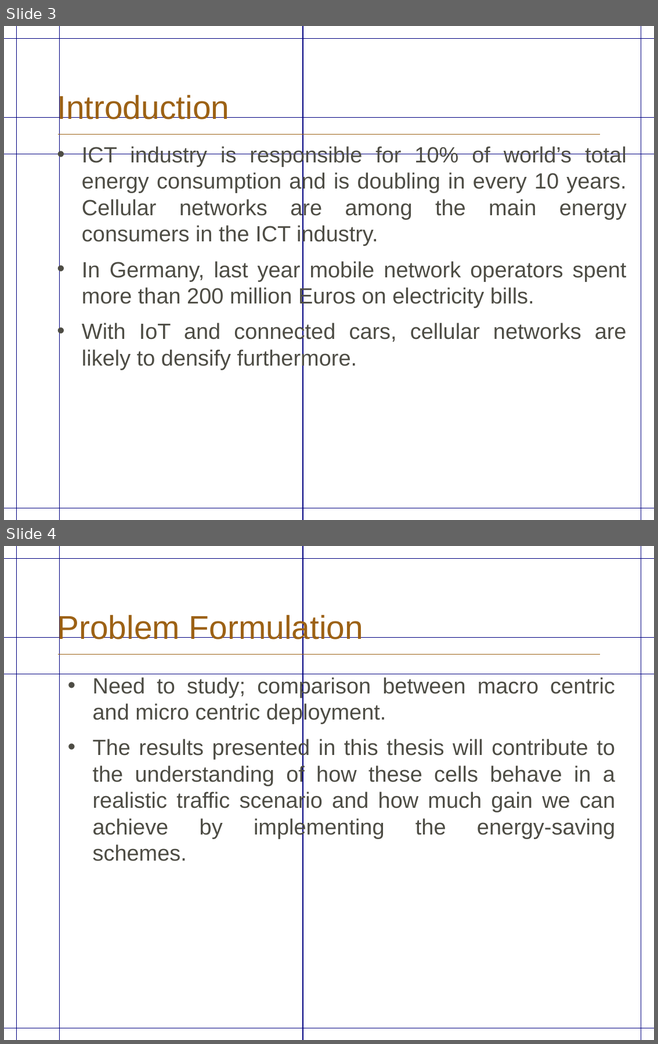
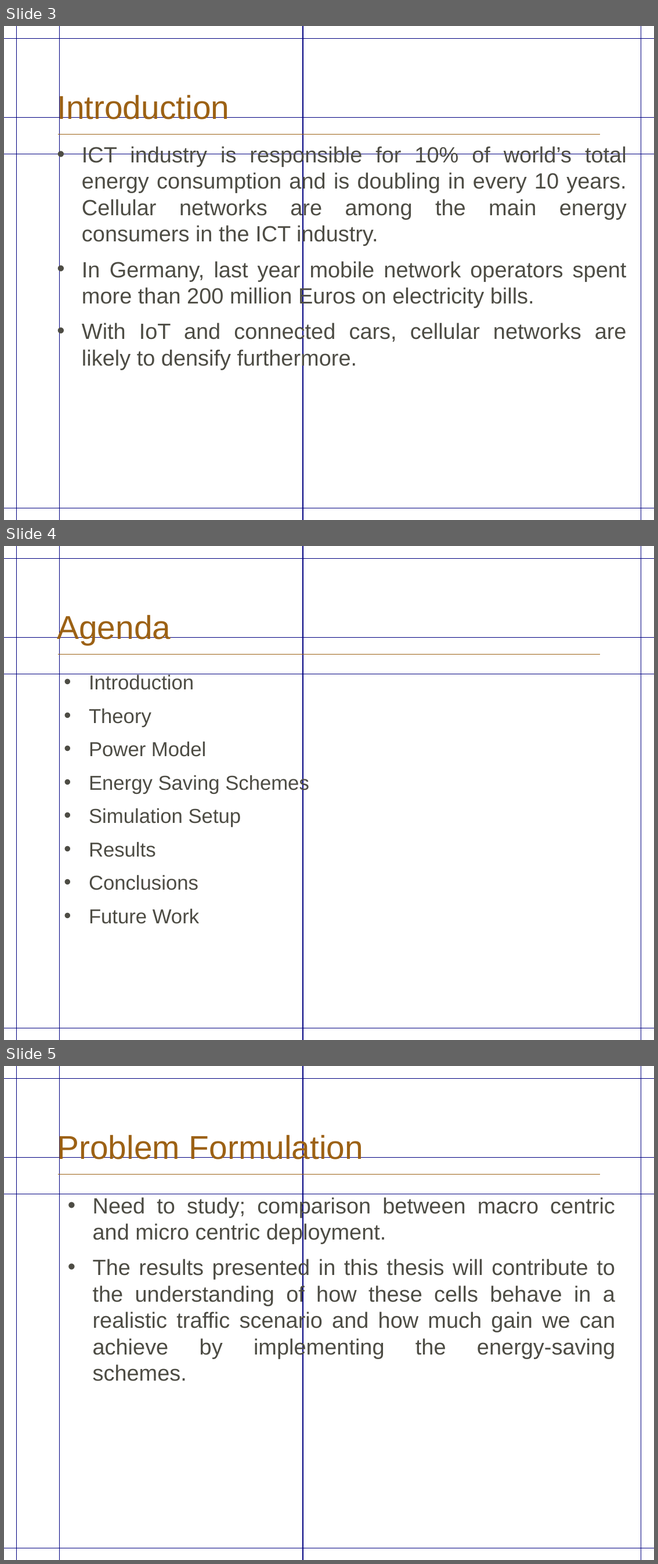
Before and after one commit to sharmakoustubh/Thesis, a slide deck: PresentationKoustubh_version1.pptx. Shown one above the other, each under a label of ours: slides 3 and 4 before the commit, slides 3, 4 and 5 after it. The pictures are 658x1044 and 658x1564 pixels, drawn with LibreOffice and Linux fonts; fonts in the diff are those of the drawing; background and template pictures are left out. Boxes give left, top, right and bottom in pixels: in the first picture for what was removed or moved away, otherwise in the second. Text is boxed around its words. In the diff, an @@ line names an element or a change of style, - is before the commit and + after.

```diff
--- a/PresentationKoustubh_version1.pptx
+++ b/PresentationKoustubh_version1.pptx
@@ slide 4 added at (4, 546, 654, 1040), background #FFFFFF; not listed: 9 template elements that a slide beside it also shows @@
@@ title added at (57, 613, 170, 645), 36 pt, text #9C6114 @@
+Agenda
@@ text added at (89, 674, 309, 924), 22 pt, text #4D4C44 @@
+• Introduction
+• Theory
+• Power Model
+• Energy Saving Schemes
+• Simulation Setup
+• Results
+• Conclusions
+• Future Work
@@ what was slide 4 is now slide 5 @@
```
Also in this commit, not shown: 1 slide changed, 1 other slide added.
